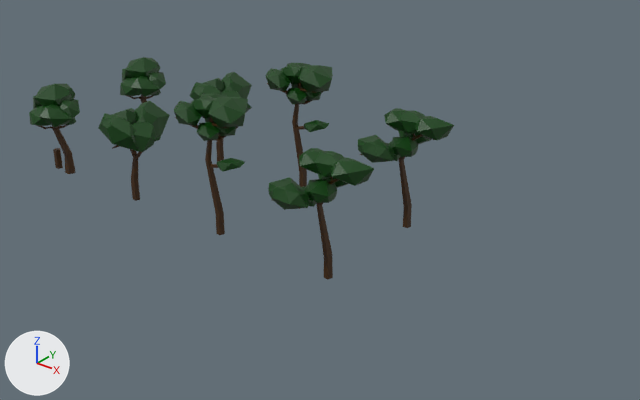
One commit to the Blender file Blender_Models/Models/Enviroment/Trees/Trees.blend: the scene before it, then after it.
One viewpoint serves both versions: a 50 mm lens placed at (58.7, -39.1, 29.6), pointed at (23.2, 5.2, 2.1). The axes (+X, +Y, +Z) are drawn at lower left. The lights are the same throughout.
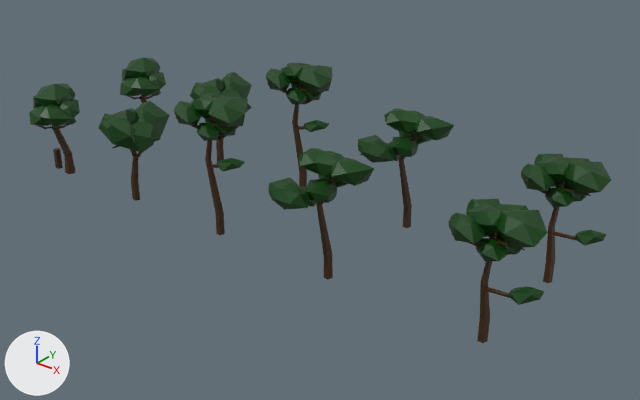
Where the newer file only moved an object's origin or applied its transform, the numbers keep the older frame.

Edits to the bpy script that builds the scene:
```text
Add ob_circle_077:
    ob_circle_077 = bpy.data.objects.new('Circle.077', me_circle_077)  # 299 vertices, 300 faces; spans x -0.28..7.5, y -1.39..6.57, z -0.23..11.37; in mat_gamecolors (picture img_gamecolors_png)
    ob_circle_077.location = (39.52, 8.55, 0.01)
    ob_circle_077.rotation_euler = (0.269, -0.408, -1.733)  # degrees (15, -23, -99)
    ob_circle_077.scale = (0.718, 0.718, 0.718)
Add ob_circle_064:
    ob_circle_064 = bpy.data.objects.new('Circle.064', me_circle_064)  # 18 vertices, 21 faces; spans x -3.11..-0.67, y -1.78..1.84, z -3.45..-1.06; in mat_gamecolors (picture img_gamecolors_png)
    ob_circle_064.location = (39.0, -0.52, 7.95)
    ob_circle_064.rotation_euler = (0.269, -0.408, -2.458)  # degrees (15, -23, -141)
    ob_circle_064.scale = (0.615, 0.615, 0.615)
Add ob_circle_063:
    ob_circle_063 = bpy.data.objects.new('Circle.063', me_circle_064.copy())
    ob_circle_063.location = (39.37, 0.73, 7.95)
    ob_circle_063.rotation_euler = (0.269, -0.408, -2.458)  # degrees (15, -23, -141)
    ob_circle_063.scale = (0.615, 0.615, 0.615)
Add ob_circle_062:
    ob_circle_062 = bpy.data.objects.new('Circle.062', me_circle_062)  # 18 vertices, 21 faces; spans x -2.01..0.44, y -1.77..1.85, z -2.94..-0.55; in mat_gamecolors (picture img_gamecolors_png)
    ob_circle_062.location = (38.92, 1.41, 8.78)
    ob_circle_062.rotation_euler = (0.269, -0.408, -0.715)  # degrees (15, -23, -41)
    ob_circle_062.scale = (0.926, 0.926, 0.926)
Add ob_circle_061:
    ob_circle_061 = bpy.data.objects.new('Circle.061', me_circle_061)  # 18 vertices, 21 faces; spans x -2.59..-0.14, y -1.59..2.02, z -3.31..-0.92; in mat_gamecolors (picture img_gamecolors_png)
    ob_circle_061.location = (38.48, -0.16, 9.4)
    ob_circle_061.rotation_euler = (0.269, -0.408, -1.733)  # degrees (15, -23, -99)
    ob_circle_061.scale = (0.718, 0.718, 0.718)
Add ob_circle_060:
    ob_circle_060 = bpy.data.objects.new('Circle.060', me_circle_060)  # 18 vertices, 21 faces; spans x -1.61..0.84, y -1.57..2.04, z -1.19..1.2; in mat_gamecolors (picture img_gamecolors_png)
    ob_circle_060.location = (41.54, -0.07, 4.05)
    ob_circle_060.rotation_euler = (3.185, 0.219, -3.895)  # degrees (182, 13, -223)
    ob_circle_060.scale = (0.508, 0.529, 0.349)
Add ob_circle_059:
    ob_circle_059 = bpy.data.objects.new('Circle.059', me_circle_059)  # 18 vertices, 21 faces; spans x -3.31..-0.87, y -1.6..2.02, z -2.62..-0.23; in mat_gamecolors (picture img_gamecolors_png)
    ob_circle_059.location = (37.65, -1.03, 9.12)
    ob_circle_059.rotation_euler = (0.248, -0.7, -2.474)  # degrees (14, -40, -142)
    ob_circle_059.scale = (0.753, 0.753, 0.753)
Add ob_circle_058:
    ob_circle_058 = bpy.data.objects.new('Circle.058', me_circle_058)  # 18 vertices, 21 faces; spans x -2.83..-0.39, y -1.74..1.88, z -3.04..-0.65; in mat_gamecolors (picture img_gamecolors_png)
    ob_circle_058.location = (37.29, 1.53, 8.93)
    ob_circle_058.rotation_euler = (0.269, -0.408, -2.458)  # degrees (15, -23, -141)
    ob_circle_058.scale = (0.753, 0.753, 0.753)
Add ob_circle_057:
    ob_circle_057 = bpy.data.objects.new('Circle.057', me_circle_057)  # 18 vertices, 21 faces; spans x -2.53..-0.09, y -1.7..1.92, z -2.58..-0.19; in mat_gamecolors (picture img_gamecolors_png)
    ob_circle_057.location = (40.06, 0.15, 9.4)
    ob_circle_057.rotation_euler = (0.269, -0.408, -2.458)  # degrees (15, -23, -141)
Add ob_circle_056:
    ob_circle_056 = bpy.data.objects.new('Circle.056', me_circle_056)  # 25 vertices, 21 faces; spans x 6.35..12.38, y 0.86..4.93, z -3.38..1.65; in mat_gamecolors (picture img_gamecolors_png)
    ob_circle_056.location = (39.25, -0.16, 8.3)
    ob_circle_056.rotation_euler = (-0.0334, 0.757, -0.573)  # degrees (-1.9, 43, -33)
    ob_circle_056.scale = (0.201, 0.201, 0.279)
Add ob_circle_051:
    ob_circle_051 = bpy.data.objects.new('Circle.051', me_circle_002)  # 25 vertices, 21 faces; spans x 3.99..9.65, y -0.07..2.79, z -2.05..2.42; in mat_gamecolors (picture img_gamecolors_png)
    ob_circle_051.location = (39.01, -0.34, 5.24)
    ob_circle_051.rotation_euler = (-0.0334, 0.757, -0.161)  # degrees (-1.9, 43, -9.2)
    ob_circle_051.scale = (0.319, 0.319, 0.443)
Add ob_circle_050:
    ob_circle_050 = bpy.data.objects.new('Circle.050', me_circle_001)  # 30 vertices, 27 faces; spans x -0.41..1.28, y -0.73..0.47, z 0.01..8.55; in mat_gamecolors (picture img_gamecolors_png)
    ob_circle_050.location = (39.37, 0.0, -0.01)
    ob_circle_050.scale = (0.719, 0.719, 1.0)
```

Boxes (x1, y1, x2, y2) around the edits, measured in the pictures (640 x 400 px):
'Circle.077', added (green): after (521, 154, 611, 283)
'Circle.057', added (green): after (496, 210, 548, 248)
'Circle.059', added (green): after (448, 212, 485, 244)
'Circle.050', added (brown): after (477, 210, 512, 343)
'Circle.061', added (green): after (466, 203, 501, 235)
'Circle.064', added (green): after (476, 238, 507, 262)
'Circle.060', added (green): after (508, 286, 545, 305)
'Circle.058', added: after (466, 199, 500, 211)
'Circle.062', added: after (485, 204, 529, 237)
'Circle.063', added: after (497, 234, 523, 255)
'Circle.051', added: after (485, 287, 510, 298)
'Circle.056', added: after (496, 240, 525, 250)
